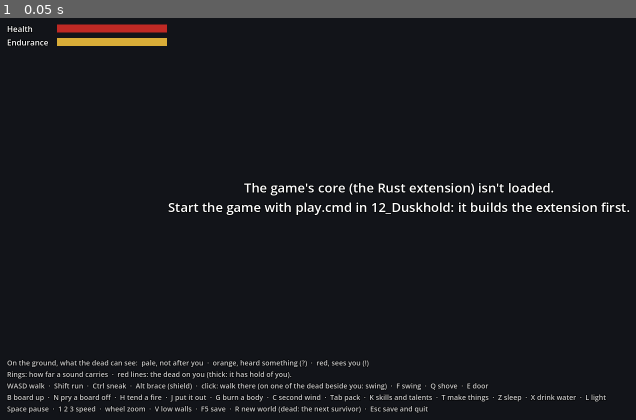
Above: before the commit, frame 1.
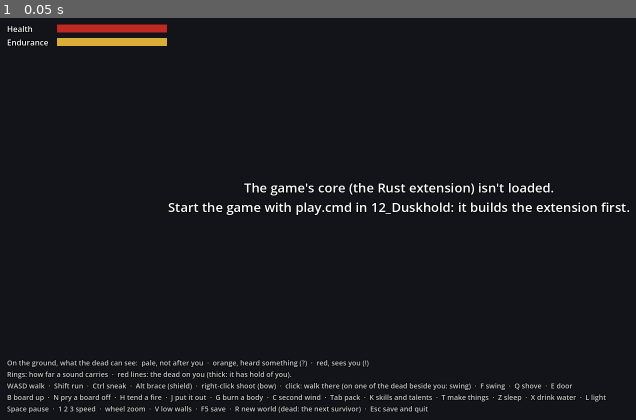
Above: after the commit, the same moment.

Repository: Mossenheimen/Duskhold
Game: Godot game, scene res://main.tscn
The game is run twice, just before and just after one commit, with the same random seed, the same clock (stepped at 60 frames per second) and the same inputs.
Inputs:
- Up to frame 1 (0.05 s): no input

The runs differ from the first frame. In frame 1, 0.5% of the frame differs, in the area x 31-90%, y 90-93%.

Commit message:
Duskhold: bows and arrows
The first ranged combat. A hunting bow is taken in hand as a weapon is,
and shooting wants the other hand free. Right-click a tile: after the
draw, an arrow flies the straight line toward it, and the first one on
the line takes it; whatever stops sight stops the arrow. Surer near,
half as sure at the bow's range, quiet, and always landing on one
unawares for three times the harm. Bone turns an arrow. Arrows break or
lie where they fell to be picked up, and rough ones can be cut from a
plank. Archery, the tenth skill, makes shots surer and harder. A streak
shows each arrow's flight. Save format v20.

Co-Authored-By: Claude Opus 5.5 <noreply@anthropic.com>

Diff:
--- a/client/bag.gd
+++ b/client/bag.gd
@@ -21,6 +21,7 @@
 const CURE := 6
 const OIL := 7
 const SHIELD := 8
+const BOW := 9
 ## Numbers a stack takes, and a container's header, in DuskWorld's arrays.
 const STACK := 4
 const HEADER := 5
@@ -204,6 +205,8 @@
 				_button(row, "Wield", func() -> void: _wield(slot, def))
 			SHIELD:
 				_button(row, "Take up", func() -> void: _dusk.wield(slot, def))
+			BOW:
+				_button(row, "Wield", func() -> void: _wield(slot, def))
 			BANDAGE:
 				_button(row, "Use", func() -> void: _dusk.use_item(slot, def))
 			FOOD:
--- a/client/hud.gd
+++ b/client/hud.gd
@@ -6,7 +6,7 @@
 const LINE_LIFE := 6.0  # seconds a line of news stays
 const FLASH_LIFE := 0.6
 
-const CONTROLS := "WASD walk  ·  Shift run  ·  Ctrl sneak  ·  Alt brace (shield)  ·  click: walk there (on one of the dead be …(391 unchanged characters)…
+const CONTROLS := "WASD walk  ·  Shift run  ·  Ctrl sneak  ·  Alt brace (shield)  ·  right-click shoot (bow)  ·  click: walk there (on one of the dead be …(391 unchanged characters)…
 const LEGEND := "On the ground, what the dead can see:  pale, not after you  ·  orange, heard something (?)  ·  red, sees you (!)\nRings: how far a sound carries  ·  red lines: the dead on you (thick: it has hold of you)."
 
 ## The moodles, by DuskWorld.character_moodles() code: a name for each level, what it does to
@@ -156,7 +156,7 @@
 		dead = "  ·  the dead %d%%" % roundi(pressure[0] / 10.0)
 	var weather: String = ["", "  ·  rain", "  ·  heavy rain"][clampi(rain, 0, 2)]
 	var inside := "" if place.is_empty() else "  ·  in %s" % place
-	_state.text = "DUSKHOLD  ·  new: shields\n%s%s%s  ·  Seed %d  ·  %d×%s%s" % [
+	_state.text = "DUSKHOLD  ·  new: bows and arrows\n%s%s%s  ·  Seed %d  ·  %d×%s%s" % [
 		time_of_day(clock), inside, weather, world_seed, speed, dead, _countdown(tolling)]
 	_paused.visible = paused
 
--- a/client/main.gd
+++ b/client/main.gd
@@ -11,7 +11,7 @@
 ## --shot=PATH save a picture after --shot-after=SECONDS (default 3) and quit;
 ## --do=S:ACTION,... press swing, shove, door, struggle, drop (the first thing in the pack),
 ## logs (take what's kept by the fire beside you), fire (tend it), smother, sleep, drink (from
-## water), light, skills (the panel), board or unboard, sneak, shield (take one up), brace S real seconds in;
+## water), light, skills (the panel), board or unboard, sneak, shield (take one up), brace, bow (take one up), shoot (the nearest of the dead you see) S real seconds in;
 ## --news print the news too (for --headless); --hour=H start at that hour of the day;
 ## --save=PATH carry on from that save if it's there, and save to it.
 ##
@@ -124,6 +124,7 @@
 const BROKE_DOWN := 81
 const SNEAK_ATTACK := 83
 const BLOCKED := 85
+const SHOT := 86
 ## Rain streaks falling round the camera, by DuskWorld.rain() (dry, rain, heavy).
 const RAIN_DROPS := [0, 700, 1800]
 ## What your own timed actions are called, by DuskWorld.actor_actions() kind (5 on).
@@ -134,7 +135,7 @@
 	22: "Setting it alight", 23: "Buying", 24: "Selling", 25: "Having it mended",
 	26: "Claiming the bounty", 27: "Having it read", 28: "Having the curse lifted",
 	29: "Catching your breath", 30: "Laying the fire", 31: "Lighting the fire",
-	32: "Putting the fire out", 33: "Making it", 34: "Breaking it down"}
+	32: "Putting the fire out", 33: "Making it", 34: "Breaking it down", 36: "Drawing the bow"}
 ## A body that rose as a revenant (DuskWorld.actor_remains()): nothing's left to draw.
 const RISEN_BODY := 3
 ## A light, by DuskWorld.item_kinds().
@@ -416,6 +417,9 @@
 						dusk.attack(aim.x, aim.y)
 				else:
 					dusk.walk_to(tile.x, tile.y, Input.is_action_pressed("run"))
+			MOUSE_BUTTON_RIGHT:
+				if not dead:
+					_shoot(_tile_under(mouse.position))
 			MOUSE_BUTTON_WHEEL_UP:
 				zoom = maxf(ZOOM_MIN, zoom / 1.15)
 			MOUSE_BUTTON_WHEEL_DOWN:
@@ -997,6 +1001,8 @@
 			RISEN:
 				# Your old body: you'd want to know, seen or not.
 				hud.say("Midnight. %s's body rises as a revenant, in the gear it fell in." % dusk.actor_name(who))
+			SHOT:
+				_streak(Vector2i(extra / 4096, extra % 4096), Vector2i(events[i + 3], events[i + 4]))
 			BLOCKED:
 				if who == me and played - blocked_at > 3.0:
 					blocked_at = played
@@ -1056,6 +1062,47 @@
 						hud.say("The blow shatters bone!")
 					else:
 						hud.say("Your blow glances off the bones. Something blunt would shatter them.")
+
+
+## An arrow's flight (the core's SHOT news): a thin streak from the bow to where it landed,
+## fading in a moment. Only the look: where it went is the core's.
+func _streak(from: Vector2i, to: Vector2i) -> void:
+	var a := Vector3(from.x + 0.5, 1.2, from.y + 0.5)
+	var b := Vector3(to.x + 0.5, 0.9, to.y + 0.5)
+	var length := a.distance_to(b)
+	if length < 0.1:
+		return
+	var box := BoxMesh.new()
+	box.size = Vector3(0.04, 0.04, length)
+	var streak := MeshInstance3D.new()
+	streak.mesh = box
+	var paint := StandardMaterial3D.new()
+	paint.albedo_color = Color(0.85, 0.8, 0.65)
+	paint.shading_mode = BaseMaterial3D.SHADING_MODE_UNSHADED
+	paint.transparency = BaseMaterial3D.TRANSPARENCY_ALPHA
+	streak.material_override = paint
+	streak.cast_shadow = GeometryInstance3D.SHADOW_CASTING_SETTING_OFF
+	add_child(streak)
+	streak.look_at_from_position((a + b) / 2.0, b, Vector3.UP)
+	var fade := create_tween()
+	fade.tween_property(paint, "albedo_color:a", 0.0, 0.35)
+	fade.tween_callback(streak.queue_free)
+
+
+## Right-click: shoot the bow in your hand at the tile under the cursor. The core says whether
+## you can; this says why not.
+func _shoot(tile: Vector2i) -> void:
+	match dusk.shoot_check(tile.x, tile.y):
+		-1:
+			hud.say("Right-click shoots a bow, and there's none in your hand.")
+		-2:
+			hud.say("You have no arrows.")
+		-3:
+			hud.say("A bow takes both hands: put out the light, or put away the shield.")
+		-4:
+			hud.say("Too far for the bow.")
+		_:
+			dusk.shoot(tile.x, tile.y)
 
 
 ## Alt, held: brace behind your shield (none on your arm, and the news says so).
@@ -1503,6 +1550,23 @@
 						break
 			"brace":
 				_brace(true)
+			"shoot":  # at the nearest of the dead you see
+				var where: PackedVector2Array = dusk.actor_positions()
+				var best := -1
+				for k in where.size():
+					if k == me or k >= kinds.size() or kinds[k] == 0 or k >= seen.size() or seen[k] == 0:
+						continue
+					if best < 0 or where[k].distance_to(where[me]) < where[best].distance_to(where[me]):
+						best = k
+				if best >= 0:
+					_shoot(Vector2i(roundi(where[best].x), roundi(where[best].y)))
+			"bow":  # take up the first bow in the pack
+				var items: PackedInt32Array = dusk.character_items()
+				var kinds: PackedInt32Array = dusk.item_kinds()
+				for k in range(0, items.size() - 3, 4):
+					if items[k] < kinds.size() and kinds[items[k]] == 9:
+						dusk.wield(k / 4, items[k])
+						break
 			"save":
 				_save("Saved.")
 			"board":
Not shown, changed: ARCHITECTURE.md
Not shown, changed: CLAUDE.md
Not shown, changed: CONCEPT.md
Not shown, changed: crates/dusk-cli/src/main.rs
Not shown, changed: crates/dusk-core/src/actor.rs
Not shown, added: crates/dusk-core/src/archery.rs
Not shown, changed: crates/dusk-core/src/combat.rs
Not shown, changed: crates/dusk-core/src/hash.rs
Not shown, changed: crates/dusk-core/src/items.rs
Not shown, changed: crates/dusk-core/src/lib.rs
Not shown, changed: crates/dusk-core/src/save.rs
Not shown, changed: crates/dusk-core/src/senses.rs
(and 6 more such lines)
